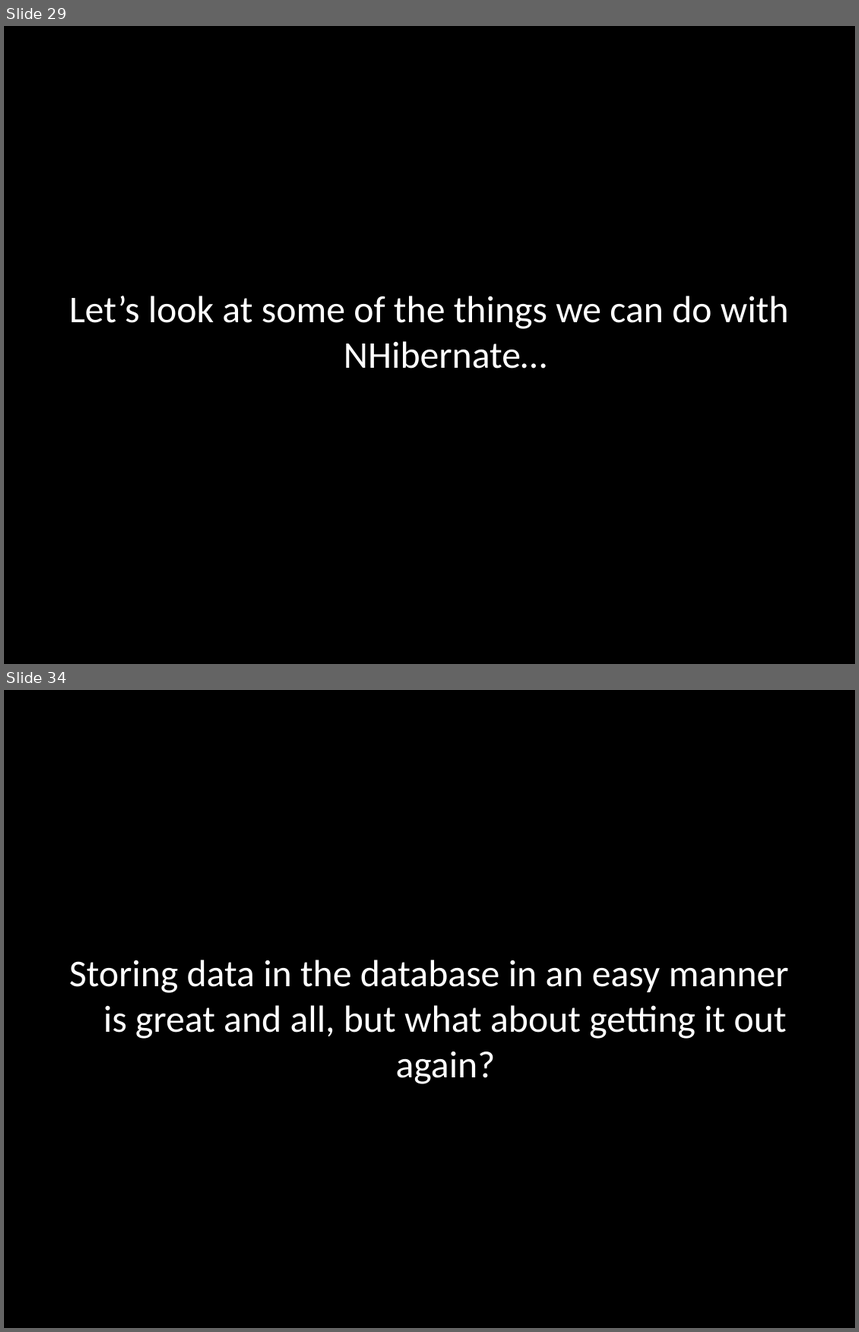
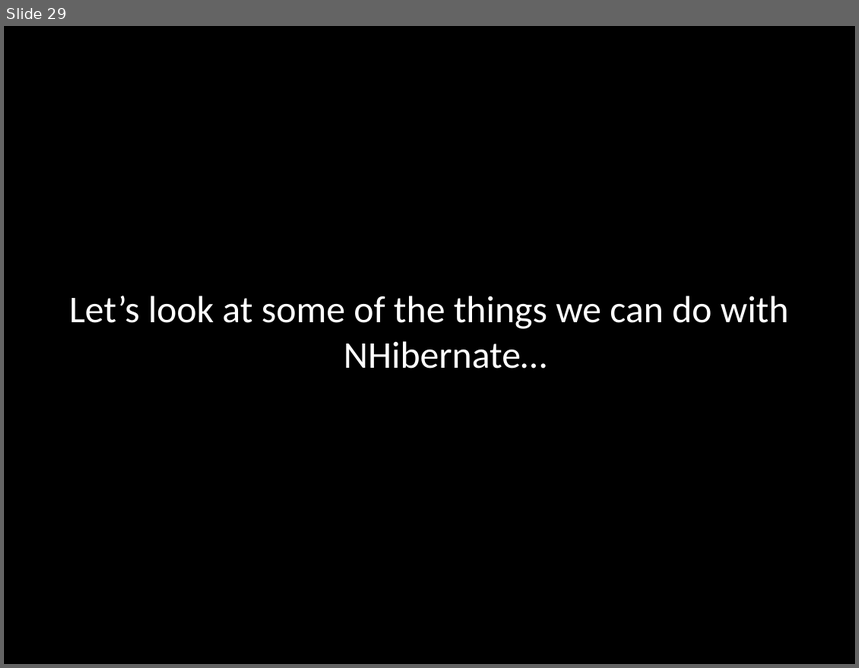
Before and after one commit to michelgrootjans/qwars, a slide deck: doc/NHibernateDemo.pptx. Shown one above the other, each under a label of ours: slides 29 and 34 before the commit, slide 29 after it; the slides between them are not shown. The pictures are 859x1332 and 859x668 pixels, drawn with LibreOffice and Linux fonts; fonts in the diff are those of the drawing. Boxes give left, top, right and bottom in pixels: in the first picture for what was removed or moved away, otherwise in the second. Text is boxed around its words. In the diff, an @@ line names an element or a change of style, - is before the commit and + after.

```diff
--- a/doc/NHibernateDemo.pptx
+++ b/doc/NHibernateDemo.pptx
@@ slide 34 removed at [4, 690, 855, 1328], background #000000 @@
@@ text removed at [69, 960, 789, 1084] @@
-Storing data in the database in an easy manner is great and all, but what about getting it out again?
```
Also in this commit, not shown: 46 other slides removed, 16 other files.
